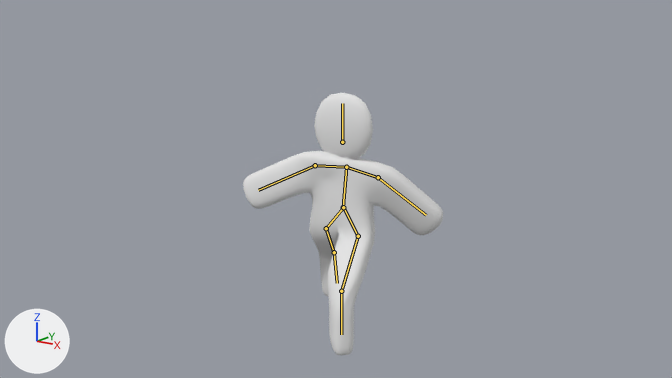
One commit to the Blender file gus.blend: the scene before it, then after it.
The view is the same before and after, from the file's camera 'Camera'. The lights are fixed; the arrows at lower left show +X, +Y and +Z. Both versions are drawn at frame 21 of the action 'ArmatureAction.001'; the numbers are the values there. The bones that bend it are drawn over the model as lines.

In view in the first picture: 'Gus'.
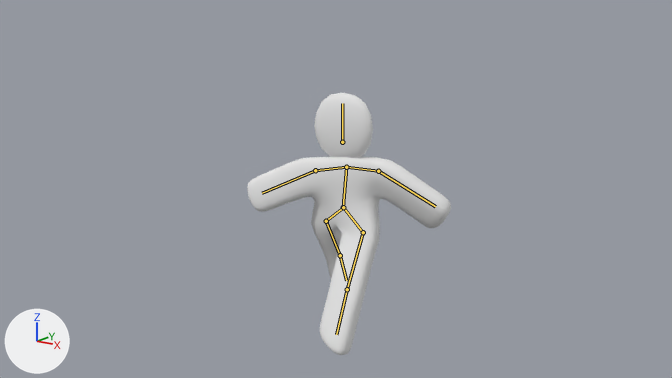
Commit message: more tweaks to walking animnation

What differs and where, as boxes [x1, y1, x2, y2] in the pictures (672 x 378 px):
'Gus', posed
    before: [243, 93, 443, 355]
    after: [247, 93, 451, 355]
bone 'Torso.L', root to tip
    before: (346, 167) to (378, 177)
    after: (346, 167) to (378, 171)
bone 'Arm.L', root to tip
    before: (378, 177) to (426, 215)
    after: (378, 171) to (435, 206)
bone 'Torso.R', root to tip
    before: (346, 167) to (315, 165)
    after: (346, 167) to (315, 170)
bone 'Arm.R', root to tip
    before: (315, 165) to (258, 190)
    after: (315, 170) to (262, 193)
bone 'Hip.L', root to tip
    before: (343, 207) to (358, 236)
    after: (343, 207) to (363, 232)
bone 'Thigh.L', root to tip
    before: (358, 236) to (341, 291)
    after: (363, 232) to (347, 289)
bone 'Calf.L', root to tip
    before: (341, 291) to (341, 334)
    after: (347, 289) to (336, 334)
bone 'Hip.R', root to tip
    before: (343, 207) to (326, 228)
    after: (343, 207) to (326, 221)
bone 'Thigh.R', root to tip
    before: (326, 228) to (334, 252)
    after: (326, 221) to (340, 255)
bone 'Calf.R', root to tip
    before: (334, 252) to (337, 283)
    after: (340, 255) to (346, 280)

What the commit changed:
Bone 'Torso.L' (bone_torso_l) turns from (1, 24, 6) to (14, -2, -1) degrees about its own x, y and z.
Bone 'Arm.L' (bone_arm_l) turns from (-42, -7, 8) to (-44, 26, -19) degrees about its own x, y and z.
Bone 'Torso.R' (bone_torso_r) turns from (6, -2, 0) to (-3, 1, 0) degrees about its own x, y and z.
Bone 'Arm.R' (bone_arm_r) turns from (-34, 15, 9) to (-27, 12, 3) degrees about its own x, y and z.
Bone 'Hip.L' (bone_hip_l) turns from (-6, 0, 0) to (8, 0, 0) degrees about its own x, y and z.
Bone 'Thigh.L' (bone_thigh_l) turns from (-1, -10, -43) to (-23, -17, -26) degrees about its own x, y and z.
Bone 'Calf.L' (bone_calf_l) turns from (-7, 51, 32) to (-3, 7, 4) degrees about its own x, y and z.
Bone 'Hip.R' (bone_hip_r) turns from (0, 0, 0) to (12, 10, -9) degrees about its own x, y and z.
Bone 'Thigh.R' (bone_thigh_r) turns from (0, -23, -39) to (-22, -31, -19) degrees about its own x, y and z.
Bone 'Calf.R' (bone_calf_r) turns from (-8, 0, 37) to (0, -4, 9) degrees about its own x, y and z.
